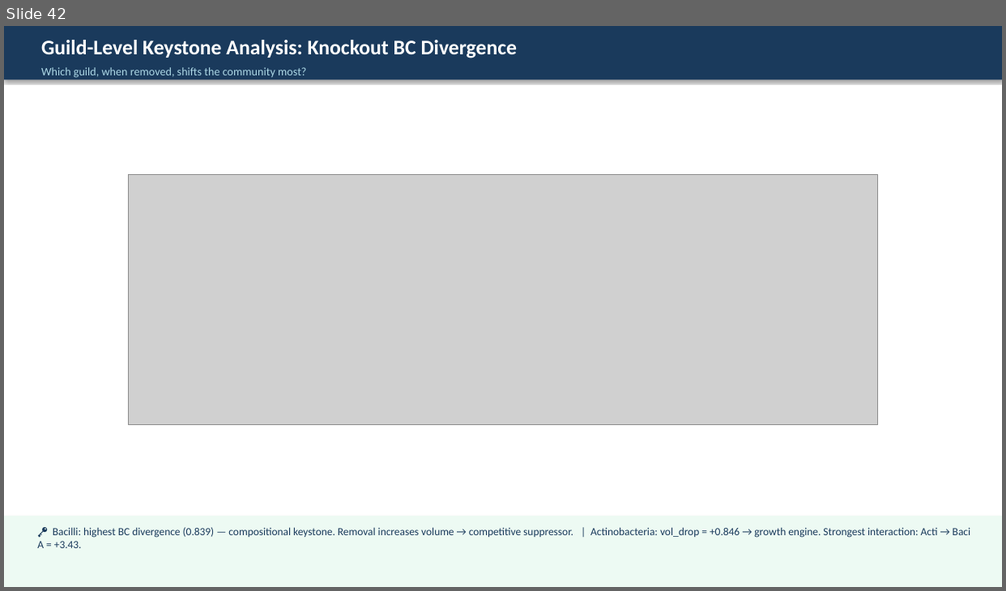
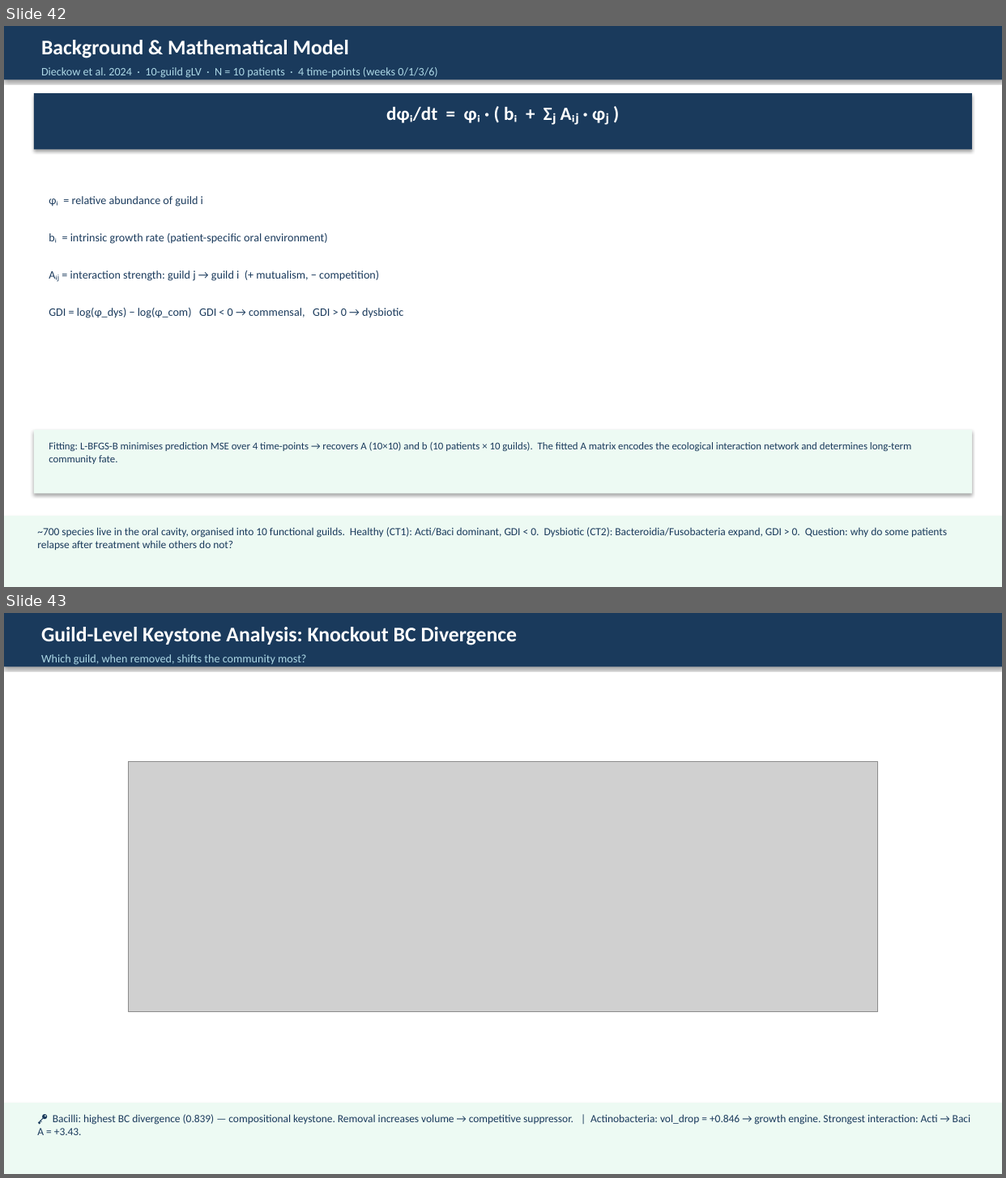
Before and after one commit to keisuke58/nife_intern, a slide deck: dieckow_paper/progress_report_dieckow_extended.pptx. Shown one above the other, each under a label of ours: slide 42 before the commit, slides 42 and 43 after it. The pictures are 1006x591 and 1006x1178 pixels, drawn with LibreOffice and Linux fonts; fonts in the diff are those of the drawing; grey boxes stand for pictures. Boxes give left, top, right and bottom in pixels: in the first picture for what was removed or moved away, otherwise in the second. Text is boxed around its words. In the diff, an @@ line names an element or a change of style, - is before the commit and + after.

```diff
--- a/dieckow_paper/progress_report_dieckow_extended.pptx
+++ b/dieckow_paper/progress_report_dieckow_extended.pptx
@@ slide 42 added at [4, 26, 1002, 587], background #FFFFFF @@
@@ rectangle added at [4, 26, 1002, 80], fill #1A3A5C @@
@@ text added at [41, 40, 349, 58], 20 pt, text #FFFFFF, bold @@
+Background & Mathematical Model
@@ text added at [41, 67, 437, 78], 11 pt, text #ADD8E6 @@
+Dieckow et al. 2024 · 10-guild gLV · N = 10 patients · 4 time-points (weeks 0/1/3/6)
@@ rectangle added at [34, 93, 972, 149], fill #1A3A5C @@
@@ text added at [386, 106, 518, 123], 18 pt, text #FFFFFF, bold @@
+dφᵢ/dt = φᵢ · ( bᵢ + Σⱼ Aᵢⱼ · φⱼ )
@@ text added at [49, 196, 203, 207], 11 pt, text #1A3A5C @@
+φᵢ = relative abundance of guild i
@@ text added at [49, 233, 327, 244], 11 pt, text #1A3A5C @@
+bᵢ = intrinsic growth rate (patient-specific oral environment)
@@ text added at [70, 269, 379, 282], 11 pt, text #1A3A5C @@
+Aᵢⱼ = interaction strength: guild j → guild i (+ mutualism, − competition)
@@ text added at [49, 308, 403, 318], 11 pt, text #1A3A5C @@
+GDI = log(φ_dys) − log(φ_com) GDI < 0 → commensal, GDI > 0 → dysbiotic
@@ rectangle added at [34, 430, 972, 494], fill #EDFAF3 @@
@@ text added at [49, 442, 912, 464], 10 pt, text #1A3A5C @@
+Fitting: L-BFGS-B minimises prediction MSE over 4 time-points → recovers A (10×10) and b (10 patients × 10 guilds). The fitted A matrix encodes the ecological interaction network and determines long-term community fate.
@@ rectangle added at [4, 516, 1002, 587], fill #EDFAF3 @@
@@ text added at [37, 527, 947, 550], 10.5 pt, text #1A3A5C @@
+~700 species live in the oral cavity, organised into 10 functional guilds. Healthy (CT1): Acti/Baci dominant, GDI < 0. Dysbiotic (CT2): Bacteroidia/Fusobacteria expand, GDI > 0. Question: why do some patients relapse after treatment while others do not?
@@ what was slide 42 is now slide 43 @@
```
Also in this commit, not shown: 1 slide changed, 1 other slide added, 3 other files.
